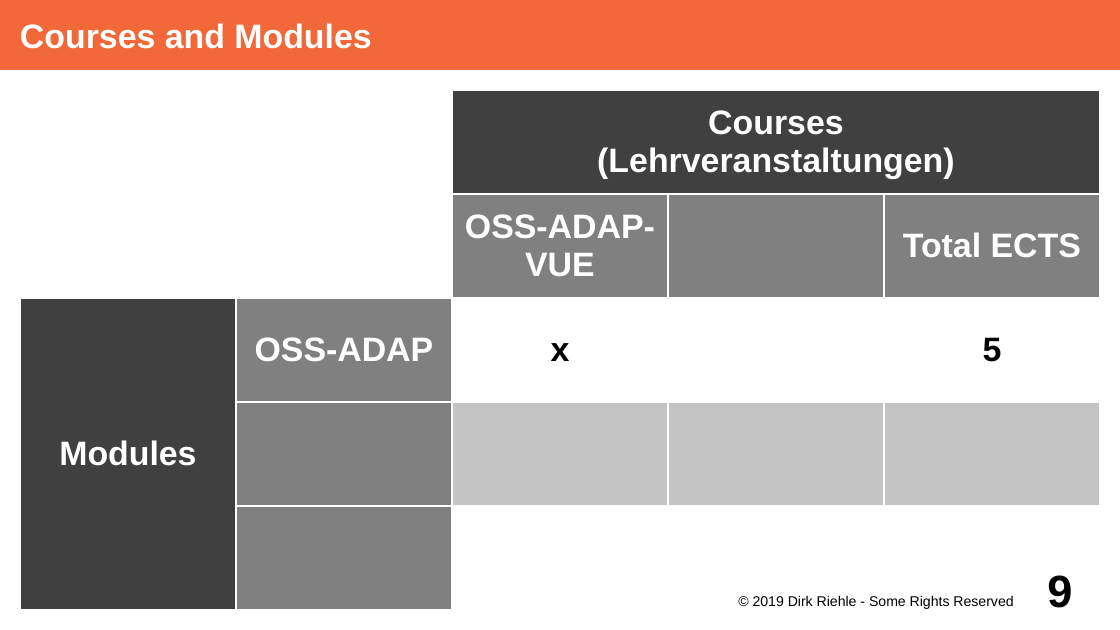
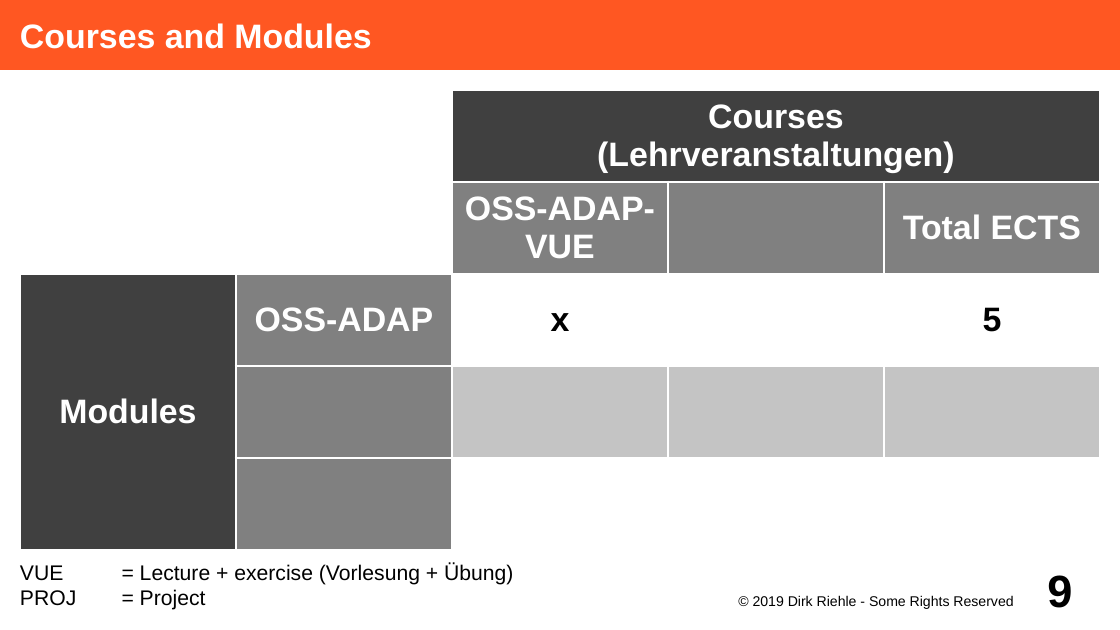
Before and after one commit to dirkriehle/adap-course, a slide deck: slide 9 of Lecture Slides/ADAP A01 - Course Introduction.odp. Drawn at 1120x630 pixels with LibreOffice and Linux fonts; fonts in the diff are those of the drawing. Boxes give left, top, right and bottom in pixels: in the first picture for what was removed or moved away, otherwise in the second. Text is boxed around its words. In the diff, an @@ line names an element or a change of style, - is before the commit and + after.

```diff
--- a/Lecture Slides/ADAP A01 - Course Introduction.odp
+++ b/Lecture Slides/ADAP A01 - Course Introduction.odp
@@ title "Courses and Modules" at (0,0,1120,70): fill #F36838 to #FF5722 @@
@@ table: place and size @@
-table at (20,90,1103,611)
+table at (20,90,1103,551)
@@ text added at (20,563,513,610), 15 pt, text #000000 @@
+VUE = Lecture + exercise (Vorlesung + Übung)
+PROJ = Project
```
Also in this commit, not shown: 20 other slides changed, 24 other files.
